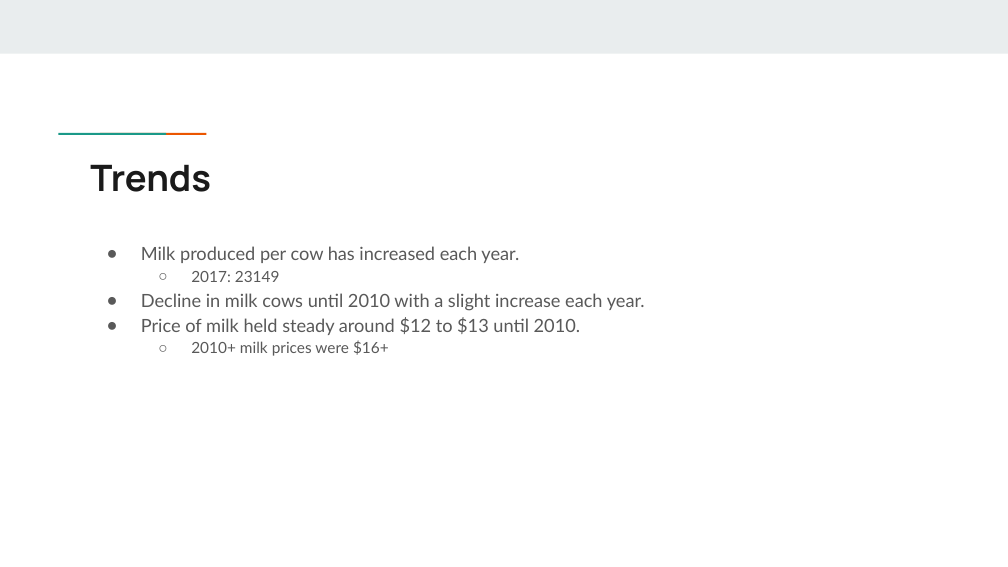
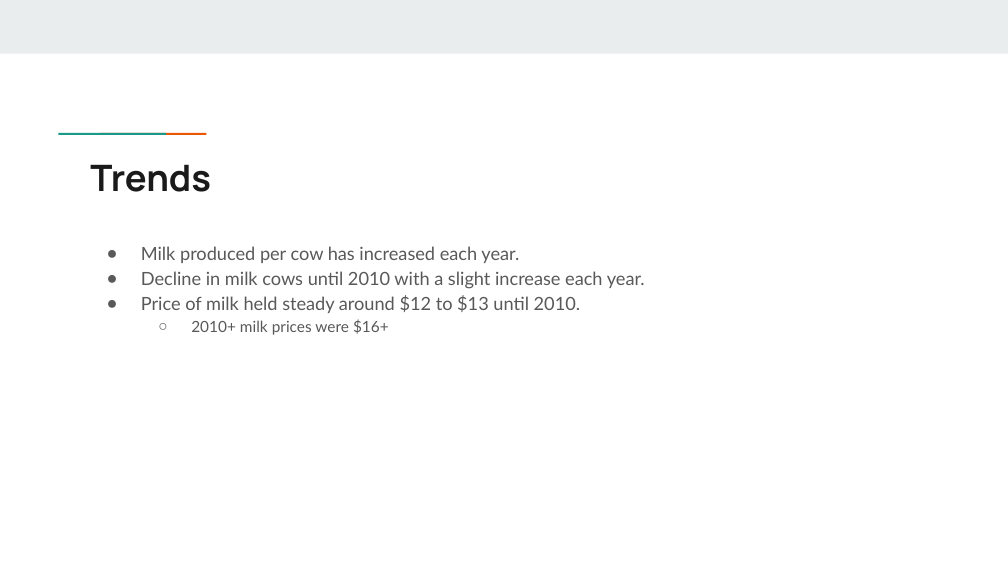
Before and after one commit to nitdip/Milk_Predictions, a slide deck: slide 3 of Milk Price Regression.pptx. Drawn at 1008x567 pixels with LibreOffice and Linux fonts; fonts in the diff are those of the drawing. Boxes give left, top, right and bottom in pixels: in the first picture for what was removed or moved away, otherwise in the second. Text is boxed around its words. In the diff, an @@ line names an element or a change of style, - is before the commit and + after.

Commit message:
Updates slides

```diff
--- a/Milk Price Regression.pptx
+++ b/Milk Price Regression.pptx
@@ text at (191,271,280,282): paragraph removed @@
-  ○ 2017: 23149
```
